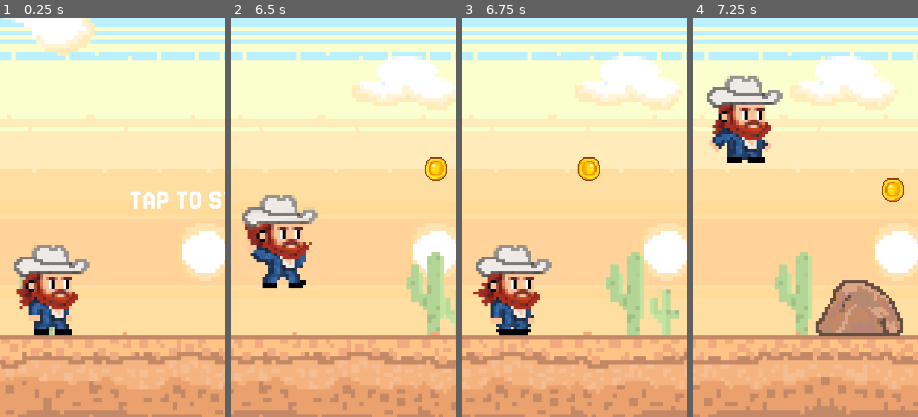
Above: before the commit, frames 1-4 (left to right).
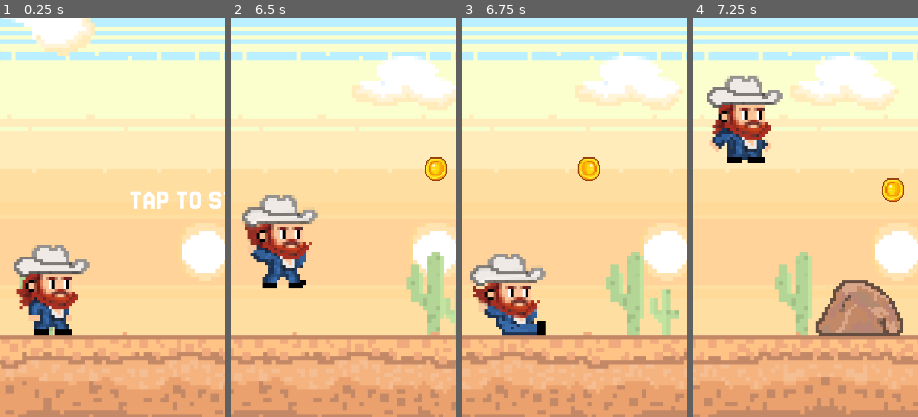
Above: after the commit, the same moments.

Repository: rgomezp/cowboy-game
Game: Godot game, scene res://scenes/main.tscn
Two runs of this game, one before a commit and one after it. Both use one fixed random seed, a clock stepped at 60 frames per second and the inputs below.
Inputs (mouse positions are % of the whole screen's width and height, from its top left):
- Up to frame 1 (0.25 s): no input
- Up to frame 2 (6.5 s): tap Enter (ui_accept) at 0.5, 0.77, 3.77 s; move the mouse to (72, 45) at 0.52 s; click (72, 45) at 0.67 s; drag from (30, 55) to (45, 70) at 1.27 s; move the mouse to (60, 28) at 2.02 s; hold Down (ui_down) 2.03-2.75 s; drag from (45, 70) to (6, 50) at 2.77 s; move the mouse to (80, 65) at 3.52 s; drag from (20, 35) to (35, 25) at 4.27 s; move the mouse to (55, 50) at 5.02 s; click (55, 50) at 5.17 s; drag from (35, 25) to (30, 55) at 5.77 s
- Up to frame 3 (6.75 s): move the mouse to (72, 45) at 6.52 s; hold Down (ui_down) from 6.53 s (still down)
- Up to frame 4 (7.25 s): keep holding Down (ui_down); tap Enter (ui_accept) at 6.77 s
The pictures show only the part of the screen within x 5-55%, y 27-77%; the shares and areas given below are measured in that part.

Frames 1-2 are identical in both runs. In frame 3, 4.9% of the frame differs, in the area x 3-40%, y 56-80%; in frame 4, nothing differs.

Commit message:
Fix mobile touch controls: jump on touch down and add input buffering
- Trigger jump on touch start instead of release to enable tap-and-hold glide
- Add jump buffering (150ms) to allow jumps slightly before landing
- Add slide buffering (150ms) to allow slides slightly before landing
- Improves responsiveness and feel on mobile devices

Diff:
--- a/scenes/player.gd
+++ b/scenes/player.gd
@@ -35,6 +35,10 @@
 # Jump buffering - remembers jump input slightly before landing
 var jump_buffer_time: float = 0.0
 const JUMP_BUFFER_DURATION: float = 0.15  # 150ms window to buffer jump input
+
+# Slide buffering - remembers slide input slightly before landing
+var slide_buffer_time: float = 0.0
+const SLIDE_BUFFER_DURATION: float = 0.15  # 150ms window to buffer slide input
 
 
 func _is_shotgun_active() -> bool:
@@ -136,6 +140,15 @@
 	var jump_input_this_frame = Input.is_action_just_pressed("ui_accept") or touch_jump_just_pressed
 	if jump_input_this_frame:
 		jump_buffer_time = JUMP_BUFFER_DURATION
+
+	# Update slide buffer timer
+	if slide_buffer_time > 0:
+		slide_buffer_time -= delta
+
+	# Check for slide input and buffer it
+	var slide_input_this_frame = Input.is_action_just_pressed("ui_down") or touch_slide_pressed
+	if slide_input_this_frame:
+		slide_buffer_time = SLIDE_BUFFER_DURATION
 
 	# Use glide gravity only if double jump has been used, input is held, and gokart is not active
 	# If input is released while gliding, return to normal gravity for better maneuverability
@@ -196,15 +209,13 @@
 				# Start tracking peak when jumping
 				is_tracking_peak = true
 				jump_peak_y = global_position.y
-			# Check for slide input (keyboard or touch swipe down)
-			elif (Input.is_action_just_pressed("ui_down") or touch_slide_pressed) and not is_sliding and not gokart_active:
+			# Check for buffered slide input (includes current frame input)
+			elif slide_buffer_time > 0 and not is_sliding and not gokart_active:
 				is_sliding = true
 				sliding_timer = 0.0
+				slide_buffer_time = 0  # Clear the buffer
 				$AnimatedSprite2D.play(_get_animation_name("sliding"))
 				$RunCollisionShape.disabled = true
-				# Reset touch slide flag after using it
-				if touch_slide_pressed:
-					touch_slide_pressed = false
 			elif is_sliding and not gokart_active:
 				# Keep sliding animation playing and collision disabled
 				$AnimatedSprite2D.play(_get_animation_name("sliding"))
